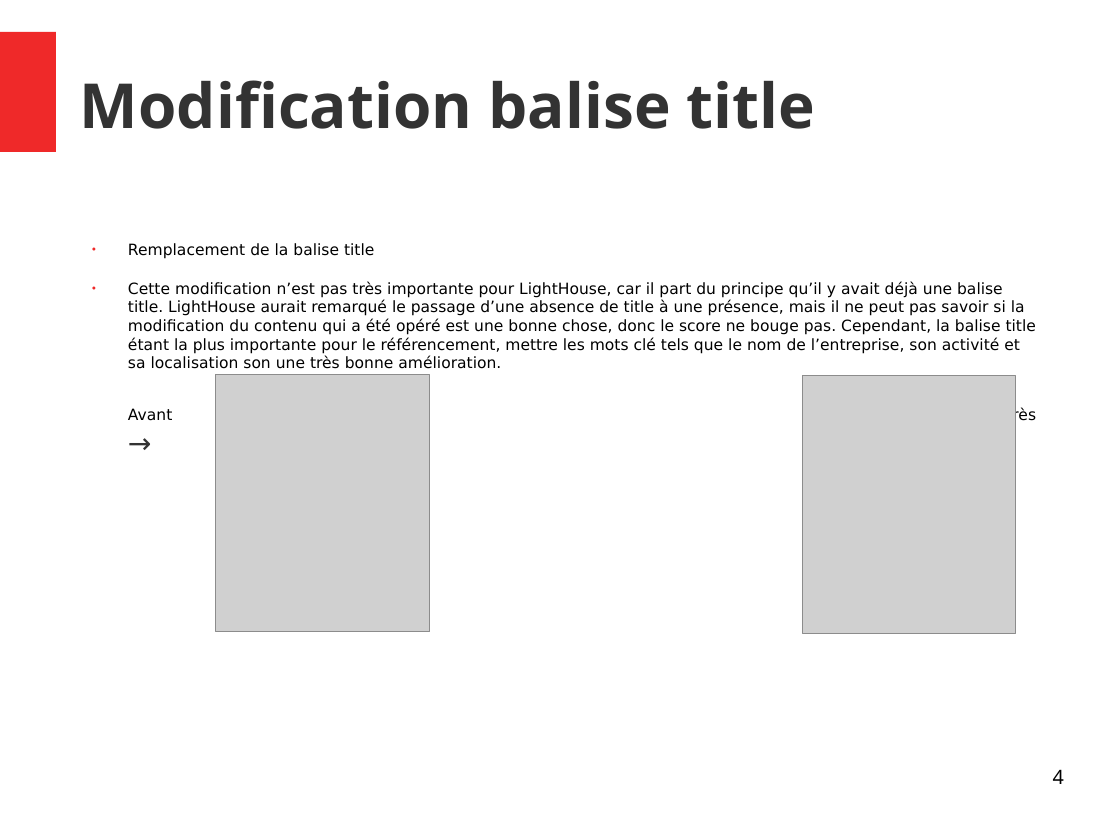
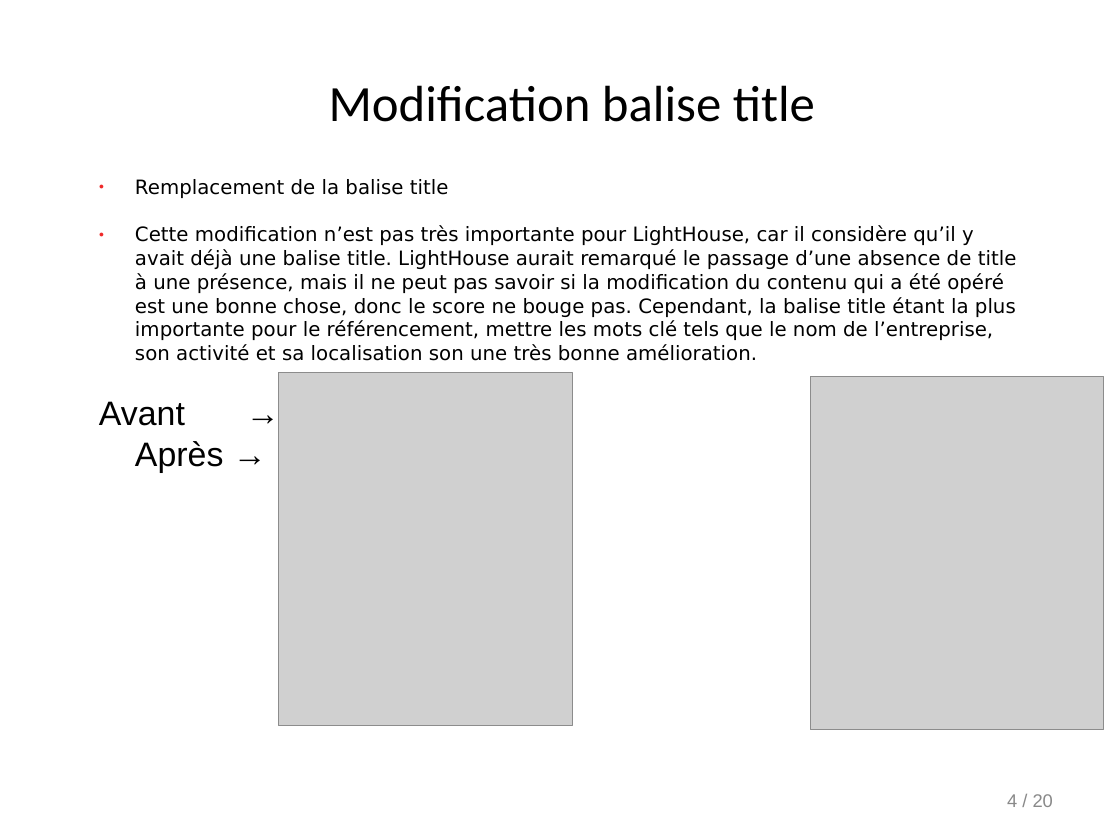
Before and after one commit to Doppler123/OPC_P4_La_Panthere, a slide deck: slide 4 of audit/Rapport.odp. Drawn at 1120x840 pixels with LibreOffice and Linux fonts; fonts in the diff are those of the drawing; grey boxes stand for pictures. Boxes give left, top, right and bottom in pixels: in the first picture for what was removed or moved away, otherwise in the second. Text is boxed around its words. In the diff, an @@ line names an element or a change of style, - is before the commit and + after.

```diff
--- a/audit/Rapport.odp
+++ b/audit/Rapport.odp
@@ title "Modification balise title" at (x1=329, y1=85, x2=815, y2=122): size 44 to 36 pt, font Noto Sans to Calibri, text colour #333333 to #000000, bold off; alignment left to centre @@
@@ rectangle removed at (x1=0, y1=32, x2=56, y2=151) @@
@@ text "Remplacement de la balise title" moved from (x1=128, y1=243, x2=1036, y2=424) to (x1=99, y1=179, x2=1017, y2=472) @@
@@ text at (x1=99, y1=179, x2=449, y2=472): size 11 to 14 pt in "Remplacement de la balise title"; size 11 to 24 pt, font DejaVu Sans to Arial in "Avant Après"; size 20 to 24 pt, font Noto Sans to Arial, text colour #333333 to #000000 in "→ →"; more space between paragraphs; indent changed; less space between paragraphs @@
@@ text at (x1=135, y1=226, x2=1017, y2=361): text changed; size 11 to 14 pt @@
-● Cette modification n’est pas très importante pour LightHouse, car il part du principe qu’il y avait déjà une balise title. LightHouse aurait remarqué le passage d’une absence de title à une présence, mais il ne peut pas savoir si la modification du contenu qui a été opéré est une bonne chose, donc le score ne bouge pas. Cependant, la balise title étant la plus importante pour le référencement, mettre les mots clé tels que le nom de l’entreprise, son activité et sa localisation son une très bonne amélioration.
+● Cette modification n’est pas très importante pour LightHouse, car il considère qu’il y avait déjà une balise title. LightHouse aurait remarqué le passage d’une absence de title à une présence, mais il ne peut pas savoir si la modification du contenu qui a été opéré est une bonne chose, donc le score ne bouge pas. Cependant, la balise title étant la plus importante pour le référencement, mettre les mots clé tels que le nom de l’entreprise, son activité et sa localisation son une très bonne amélioration.
@@ picture resized from (x1=216, y1=375, x2=430, y2=632) to (x1=278, y1=372, x2=572, y2=726) @@
@@ picture resized from (x1=803, y1=376, x2=1016, y2=633) to (x1=811, y1=376, x2=1105, y2=730) @@
@@ page number at (x1=1007, y1=794, x2=1053, y2=807): vertical alignment top to middle @@
@@ page number at (x1=1007, y1=794, x2=1053, y2=807): text changed; size 14 to 13 pt; font Noto Sans to Arial; text colour #000000 to #898989 @@
-4
+4 / 20
```
Also in this commit, not shown: 19 other slides changed, 1 other file.
